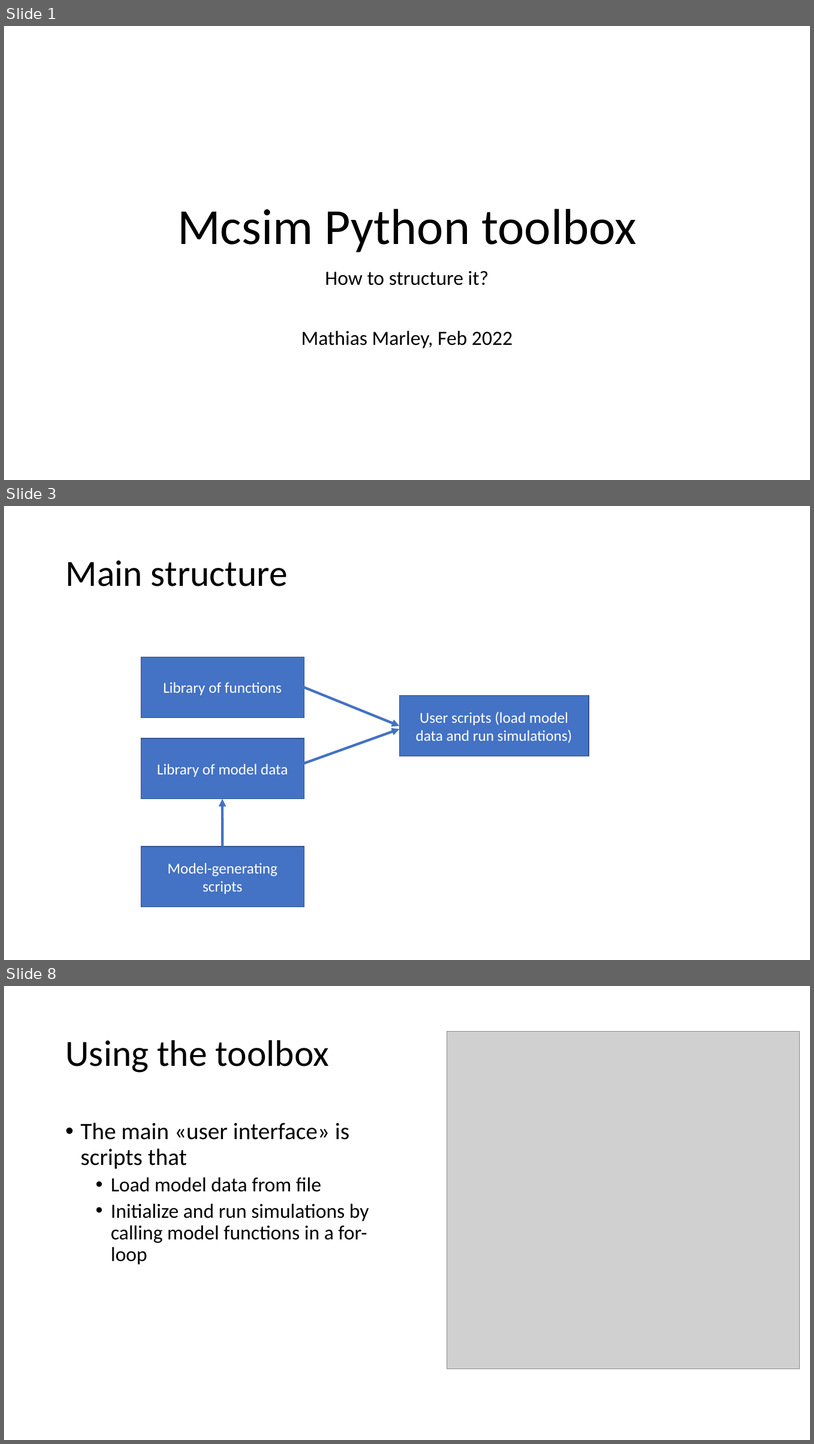
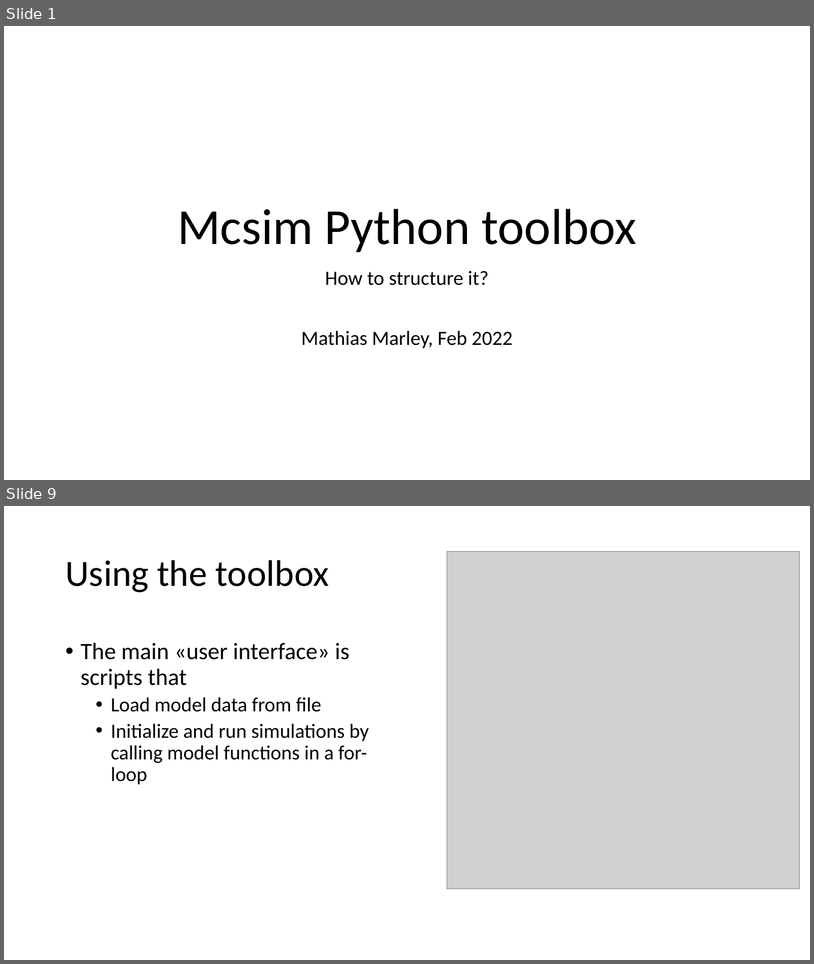
Before and after one commit to NTNU-MCS/MCSim_python, a slide deck: Documentation/Mcsim Python toolbox.pptx. Shown one above the other, each under a label of ours: slides 1, 3 and 8 before the commit, slides 1 and 9 after it; the slides between them are not shown. The pictures are 814x1444 and 814x964 pixels, drawn with LibreOffice and Linux fonts; fonts in the diff are those of the drawing; grey boxes stand for pictures. Boxes give left, top, right and bottom in pixels: in the first picture for what was removed or moved away, otherwise in the second. Text is boxed around its words. In the diff, an @@ line names an element or a change of style, - is before the commit and + after.

```diff
--- a/Documentation/Mcsim Python toolbox.pptx
+++ b/Documentation/Mcsim Python toolbox.pptx
@@ slide 3 removed at [4, 506, 810, 960], background #FFFFFF @@
@@ title removed at [65, 560, 288, 586] @@
-Main structure
@@ rectangle removed at [141, 657, 305, 718] @@
-Library of functions
@@ arrow removed from (304, 687) to (399, 726) @@
@@ rectangle removed at [399, 696, 589, 756] @@
-User scripts (load model data and run simulations)
@@ rectangle removed at [141, 738, 305, 799] @@
-Library of model data
@@ arrow removed from (304, 763) to (399, 729) @@
@@ arrow removed from (222, 846) to (222, 799) @@
@@ rectangle removed at [141, 846, 305, 906] @@
-Model-generating scripts
@@ what was slide 8 is now slide 9 @@
```
Also in this commit, not shown: 3 slides changed, 4 slides added, 2 other slides removed.
